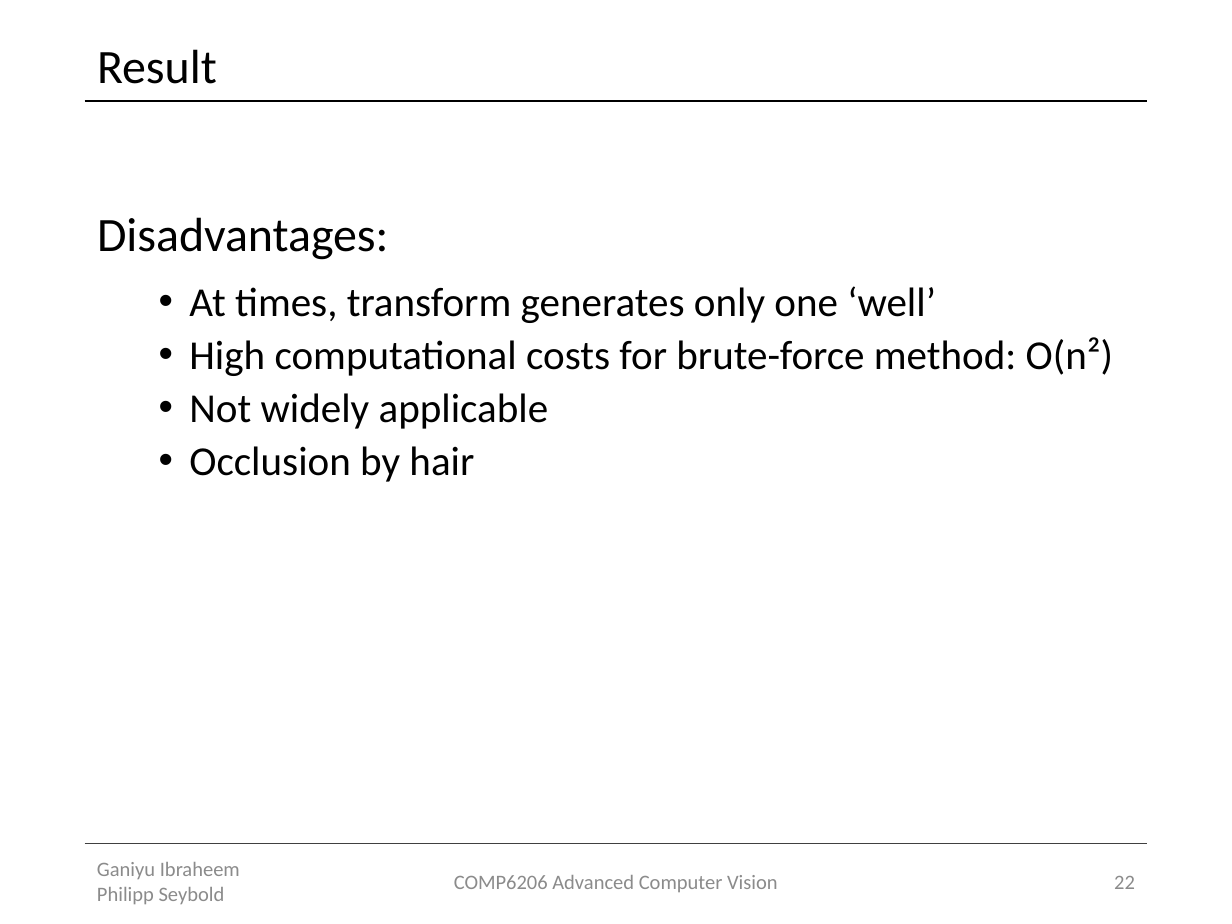
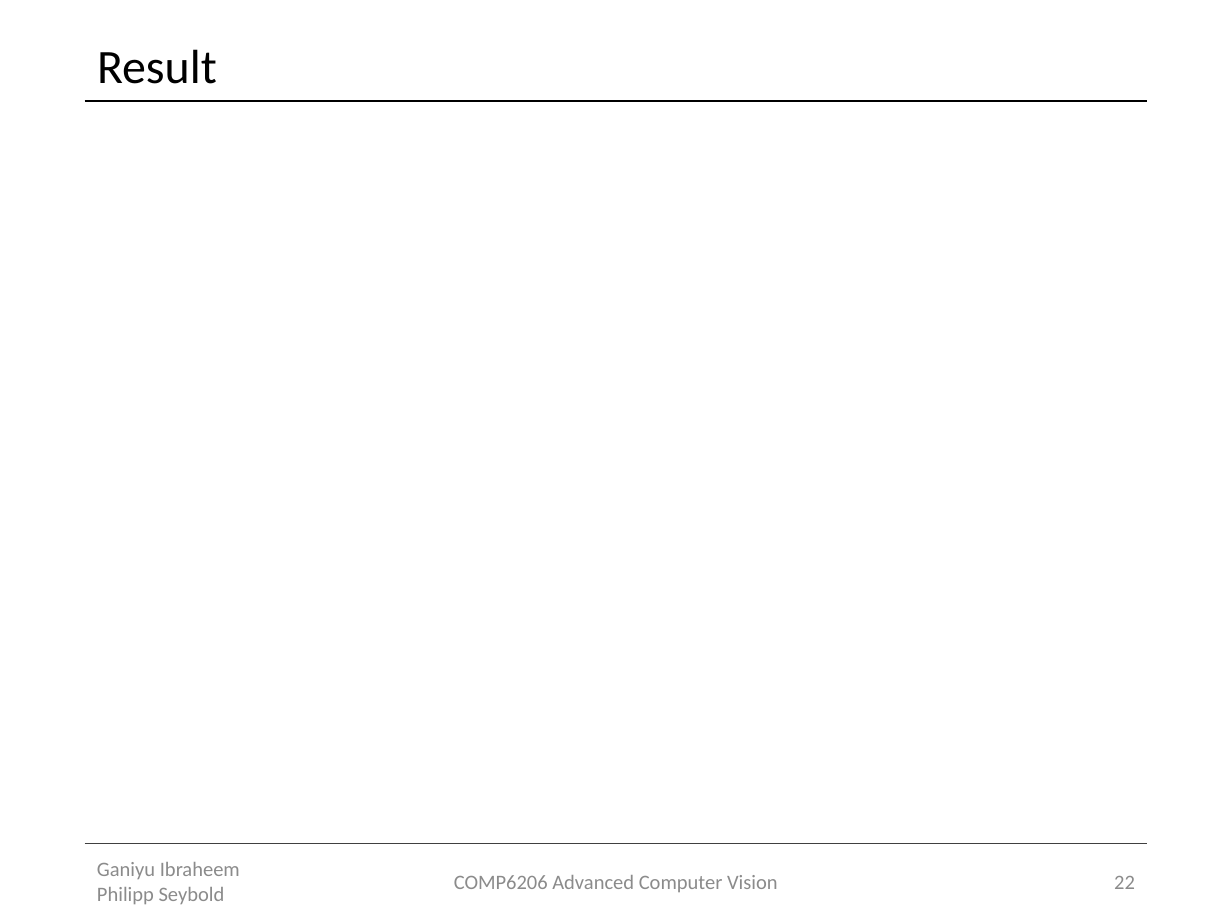
Before and after one commit to Lxrd-AJ/ForceFieldTransforms, a slide deck: slide 22 of Force Field Transformation.pptx. Drawn at 1232x924 pixels with LibreOffice and Linux fonts; fonts in the diff are those of the drawing; grey boxes stand for pictures. Boxes give left, top, right and bottom in pixels: in the first picture for what was removed or moved away, otherwise in the second. Text is boxed around its words. In the diff, an @@ line names an element or a change of style, - is before the commit and + after.

```diff
--- a/Force Field Transformation.pptx
+++ b/Force Field Transformation.pptx
@@ text removed at [97,217,1113,482] @@
-Disadvantages:
-  • At times, transform generates only one ‘well’
-  • High computational costs for brute-force method: O(n²)
-  • Not widely applicable
-  • Occlusion by hair
```
Also in this commit, not shown: 4 other slides changed, 1 slide added.
